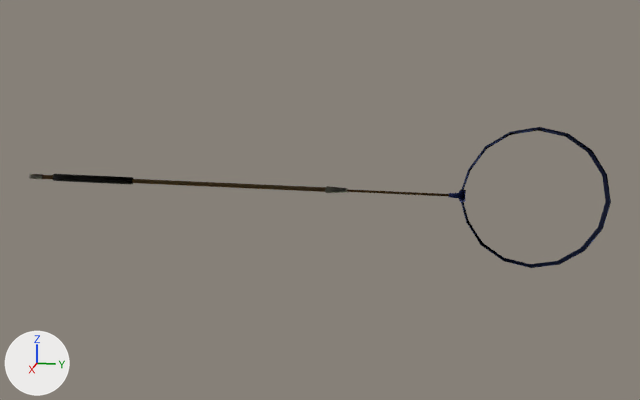
The glTF model models/sword_l_mushitoriami_mushitoriami.glb: old version first, new version second.
Before and after are seen from a 50 mm lens placed at (2.437, 0.855, 0.578), pointed at (0.211, 0.41, 0.021). Lighting does not change. The marker at lower left points along +X, +Y and +Z. The first picture is the older version. Vertices at exactly the same position are counted once.
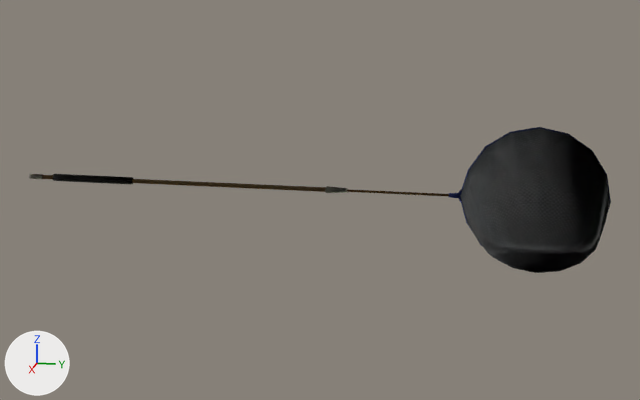
The change, as a list of edits to the scene's bpy script:
```text
Add img_image_1:
    img_image_1 = load_image('Image_1', '_unpacked/Image_1', 256, 256, 'sRGB')
Add mat_mushitoriami_ami:
    mat_mushitoriami_ami = principled_material('mushitoriami_ami')
    mat_mushitoriami_ami.texture = img_image_1
    mat_mushitoriami_ami.metallic = 0.1
    mat_mushitoriami_ami.roughness = 0.6
Change me_mesh_0:
    used by ob_mesh_0; location = (0.0, 0.0, 0.0)
    remove me_mesh_0.from_pydata(...)  # 175 vertices, 312 faces; spans x -0.01..0.01, y -0.54..1.17, z -0.2..0.2
    add me_mesh_0.from_pydata(...)  # 250 vertices, 476 faces; spans x -0.01..0.48, y -0.54..1.17, z -0.2..0.2
    me_mesh_0 part 1
    75 vertices are added at x 0.1..0.48, y 0.78..1.15, z -0.17..0.17
    164 new faces join them, mat_mushitoriami_ami (picture img_image_1)
    add me_mesh_0.materials.append(mat_mushitoriami_ami)  # picture img_image_1
```

Location of each change, [x1, y1, x2, y2] in pixels of the pictures (640 x 400 px):
'Mesh_0', reshaped: before [29, 127, 611, 268]; after [29, 127, 611, 273]
part 1 of me_mesh_0, added: after [461, 129, 610, 273]
